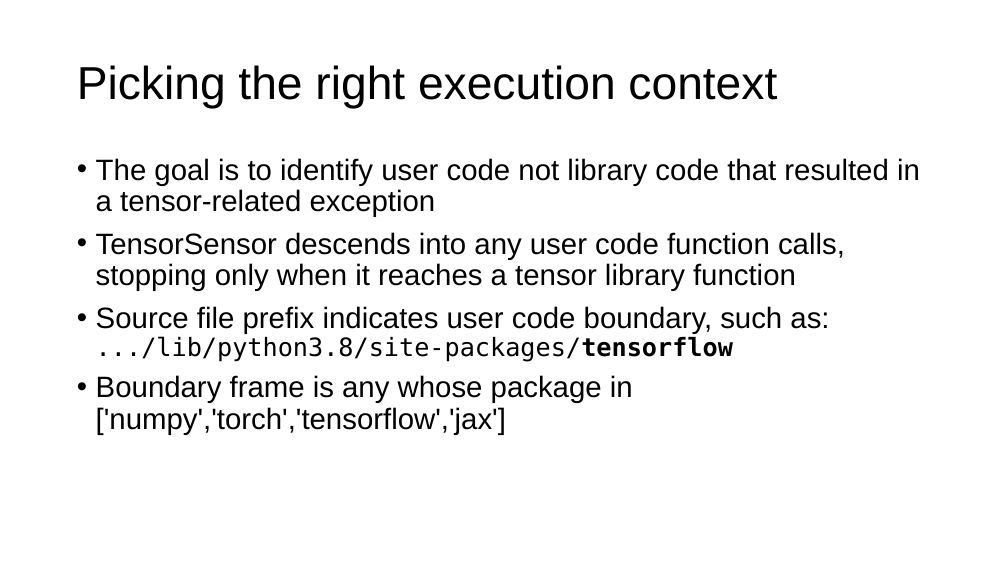
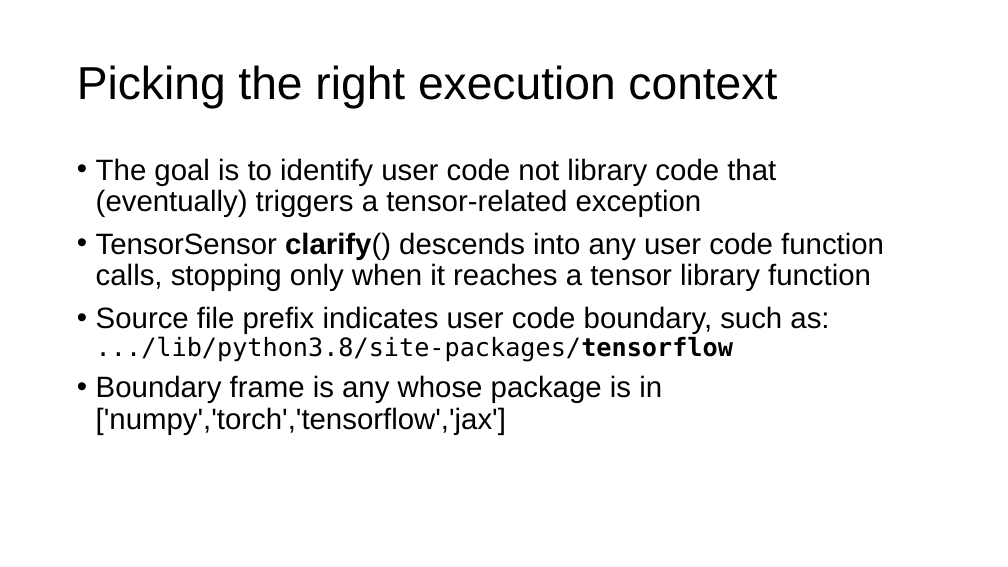
Before and after one commit to parrt/tensor-sensor, a slide deck: slide 17 of talks/strumenta/tensor-sensor.pptx (slide 14 before the commit). Drawn at 1008x567 pixels with LibreOffice and Linux fonts; fonts in the diff are those of the drawing; background and template pictures are left out. Boxes give left, top, right and bottom in pixels: in the first picture for what was removed or moved away, otherwise in the second. Text is boxed around its words. In the diff, an @@ line names an element or a change of style, - is before the commit and + after.

```diff
--- a/talks/strumenta/tensor-sensor.pptx
+++ b/talks/strumenta/tensor-sensor.pptx
@@ text at (96, 158, 884, 291): text changed @@
-• The goal is to identify user code not library code that resulted in a tensor-related exception
-• TensorSensor descends into any user code function calls, stopping only when it reaches a tensor library function
+• The goal is to identify user code not library code that (eventually) triggers a tensor-related exception
+• TensorSensor clarify() descends into any user code function calls, stopping only when it reaches a tensor library function
@@ text at (96, 375, 662, 435): text changed @@
-• Boundary frame is any whose package in ['numpy','torch','tensorflow','jax']
+• Boundary frame is any whose package is in ['numpy','torch','tensorflow','jax']
```
Also in this commit, not shown: 13 other slides changed, 4 slides added, 1 slide removed, 1 other file.
